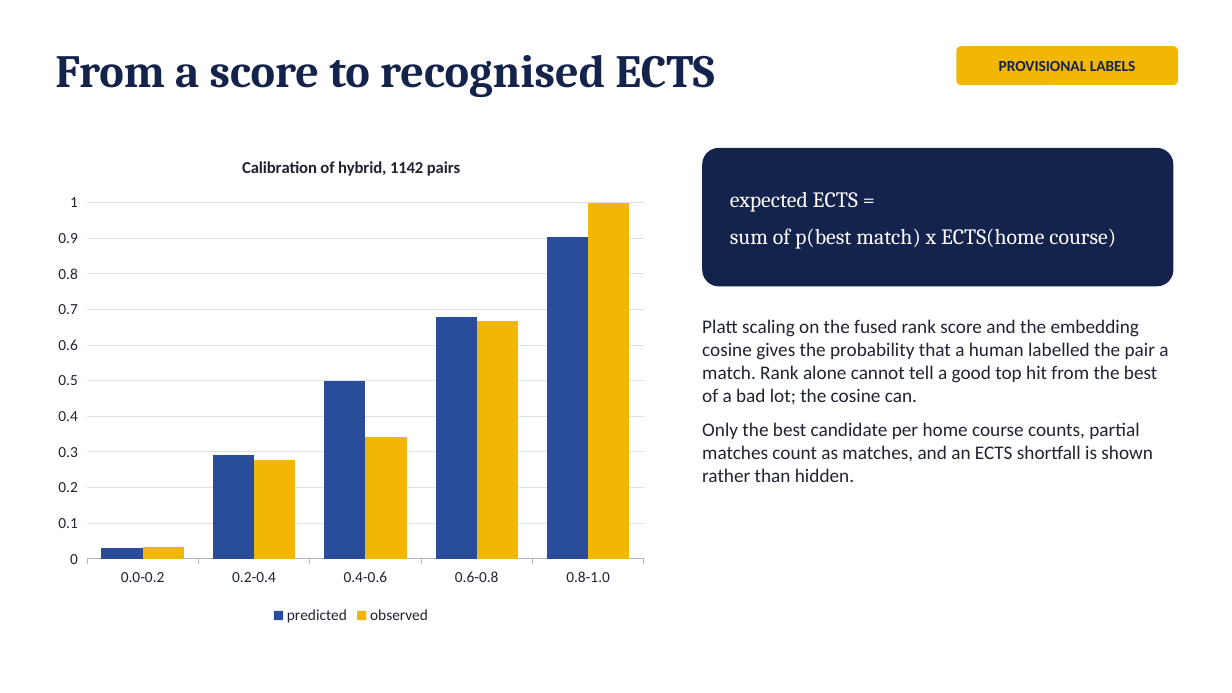
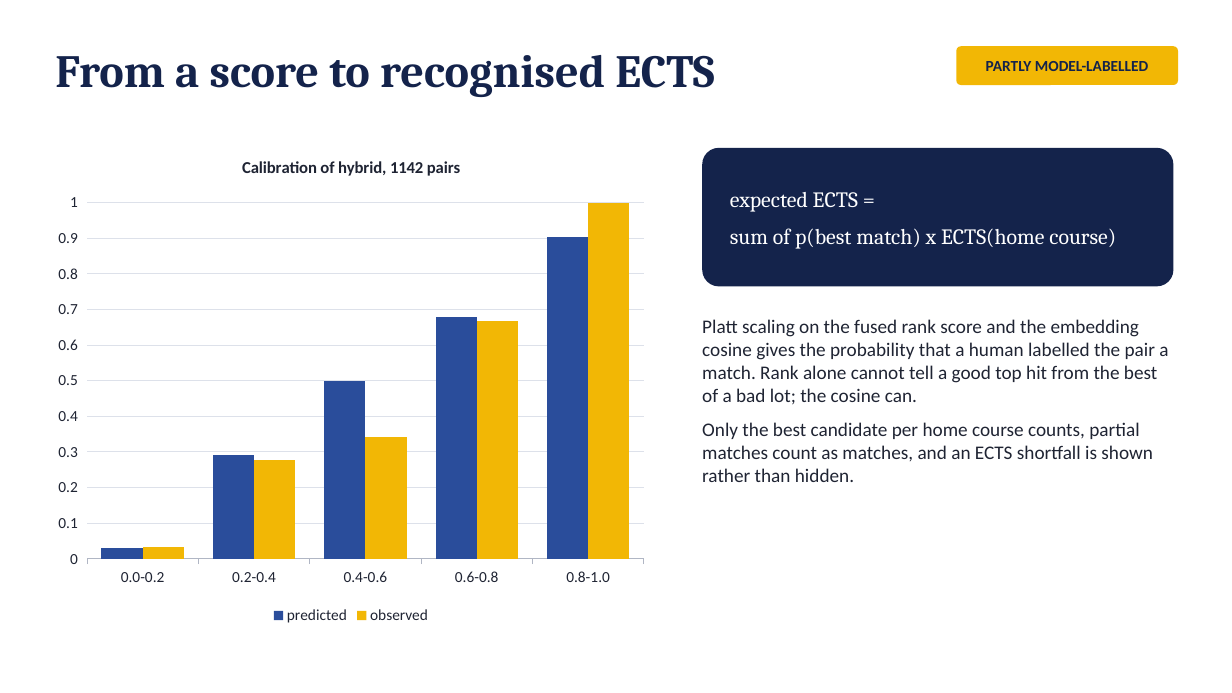
Before and after one commit to aleksandarhorvat/ErasmusGPT, a slide deck: slide 8 of docs/slides/erasmusgpt-defence.pptx. Drawn at 1232x693 pixels with LibreOffice and Linux fonts; fonts in the diff are those of the drawing. Boxes give left, top, right and bottom in pixels: in the first picture for what was removed or moved away, otherwise in the second. Text is boxed around its words. In the diff, an @@ line names an element or a change of style, - is before the commit and + after.

```diff
--- a/docs/slides/erasmusgpt-defence.pptx
+++ b/docs/slides/erasmusgpt-defence.pptx
@@ text in rounded rectangle at <box>986,61,1148,71</box>: text changed @@
-PROVISIONAL LABELS
+PARTLY MODEL-LABELLED
```
Also in this commit, not shown: 8 other slides changed, 18 other files.
